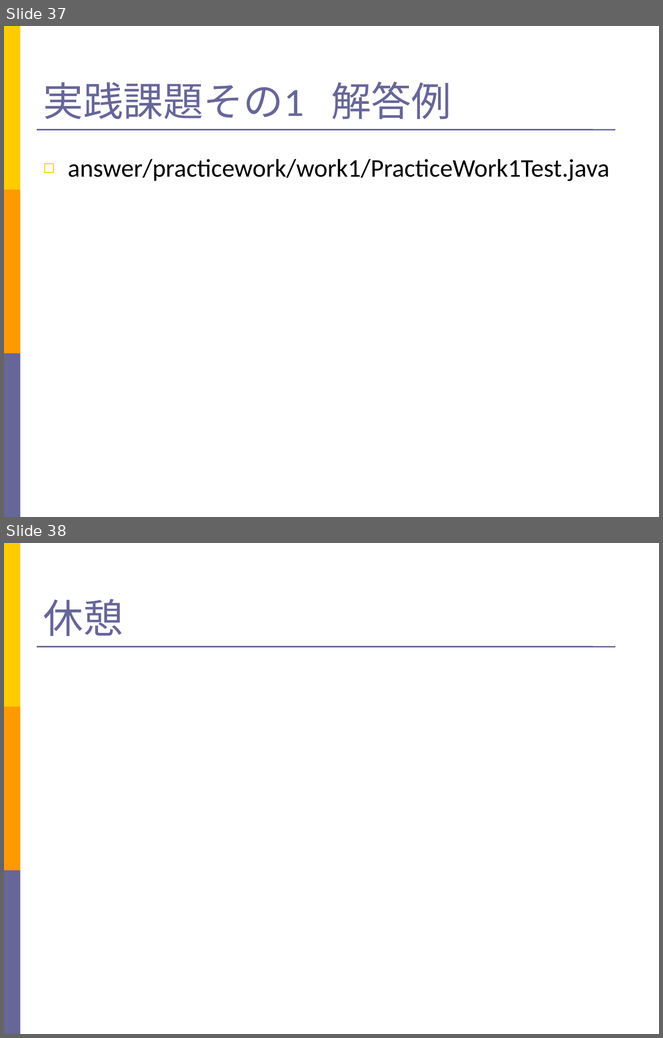
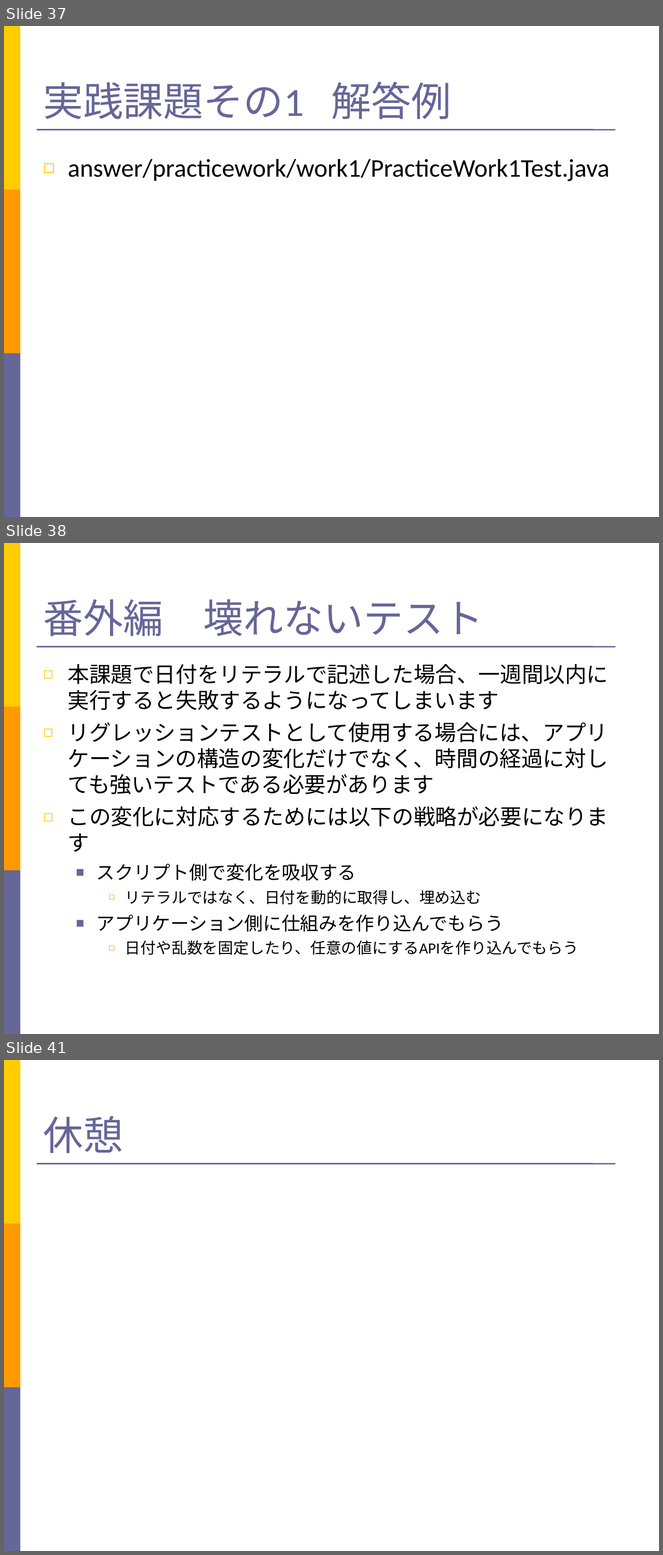
Before and after one commit to takuY-U2/STARHotel, a slide deck: docs/Slide.ppt. Shown one above the other, each under a label of ours: slides 37 and 38 before the commit, slides 37, 38 and 41 after it; the slides between them are not shown. The pictures are 663x1038 and 663x1555 pixels, drawn with LibreOffice and Linux fonts; fonts in the diff are those of the drawing. Boxes give left, top, right and bottom in pixels: in the first picture for what was removed or moved away, otherwise in the second. Text is boxed around its words. In the diff, an @@ line names an element or a change of style, - is before the commit and + after.

```diff
--- a/docs/Slide.ppt
+++ b/docs/Slide.ppt
@@ slide 38 added at (4,543,659,1034), background #FFFFFF; not listed: 4 template elements that a slide beside it also shows @@
@@ title added at (44,599,484,636), 44 pt, text #666699 @@
+番外編 壊れないテスト
@@ text added at (68,664,609,955), 23.8 pt, text #000000 @@
+◻ 本課題で日付をリテラルで記述した場合、一週間以内に実行すると失敗するようになってしまいます
+◻ リグレッションテストとして使用する場合には、アプリケーションの構造の変化だけでなく、時間の経過に対しても強いテストである必要があります
+◻ この変化に対応するためには以下の戦略が必要になります
+  ■ スクリプト側で変化を吸収する
+    ◻ リテラルではなく、日付を動的に取得し、埋め込む
+  ■ アプリケーション側に仕組みを作り込んでもらう
+    ◻ 日付や乱数を固定したり、任意の値にするAPIを作り込んでもらう
@@ what was slide 38 is now slide 41 @@
```
Also in this commit, not shown: 2 other slides added, 4 other files.
